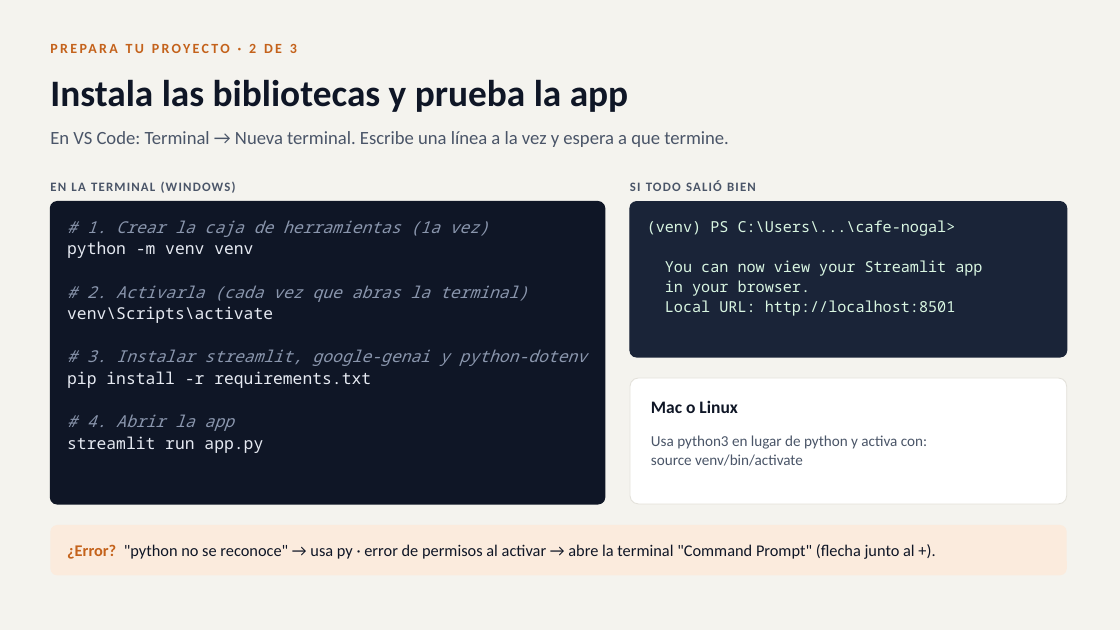
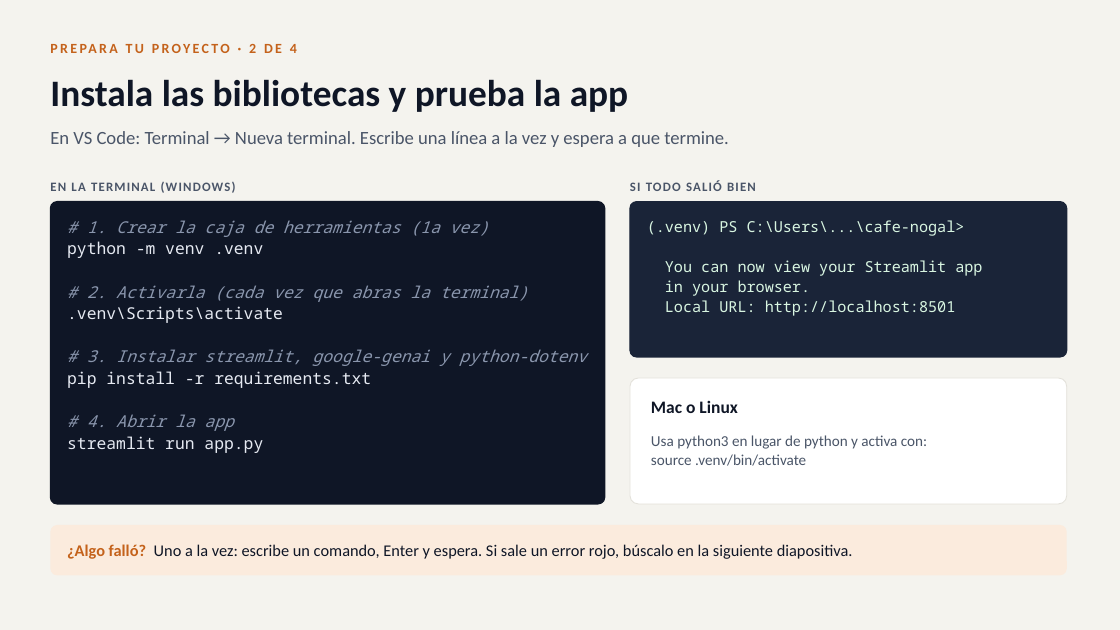
Before and after one commit to Wishard1/AngelDominguez, a slide deck: slide 41 of taller-ia/Implementa_IA_en_tus_sistemas.pptx (slide 40 before the commit). Drawn at 1120x630 pixels with LibreOffice and Linux fonts; fonts in the diff are those of the drawing. Boxes give left, top, right and bottom in pixels: in the first picture for what was removed or moved away, otherwise in the second. Text is boxed around its words. In the diff, an @@ line names an element or a change of style, - is before the commit and + after.

```diff
--- a/taller-ia/Implementa_IA_en_tus_sistemas.pptx
+++ b/taller-ia/Implementa_IA_en_tus_sistemas.pptx
@@ text at <box>249,44,297,53</box>: text changed @@
-PREPARA TU PROYECTO · 2 DE 3
+PREPARA TU PROYECTO · 2 DE 4
@@ text at <box>647,220,965,236</box>: text changed @@
-(venv) PS C:\Users\...\cafe-nogal>
+(.venv) PS C:\Users\...\cafe-nogal>
@@ text at <box>67,241,263,258</box>: text changed @@
-python -m venv venv
+python -m venv .venv
@@ text at <box>67,306,283,323</box>: text changed @@
-venv\Scripts\activate
+.venv\Scripts\activate
@@ text at <box>651,454,806,466</box>: text changed @@
-source venv/bin/activate
+source .venv/bin/activate
@@ text at <box>67,544,853,559</box>: text changed @@
-¿Error? "python no se reconoce" → usa py · error de permisos al activar → abre la terminal "Command Prompt" (flecha junto al +).
+¿Algo falló? Uno a la vez: escribe un comando, Enter y espera. Si sale un error rojo, búscalo en la siguiente diapositiva.
```
Also in this commit, not shown: 14 other slides changed, 2 slides added, 6 other files.
